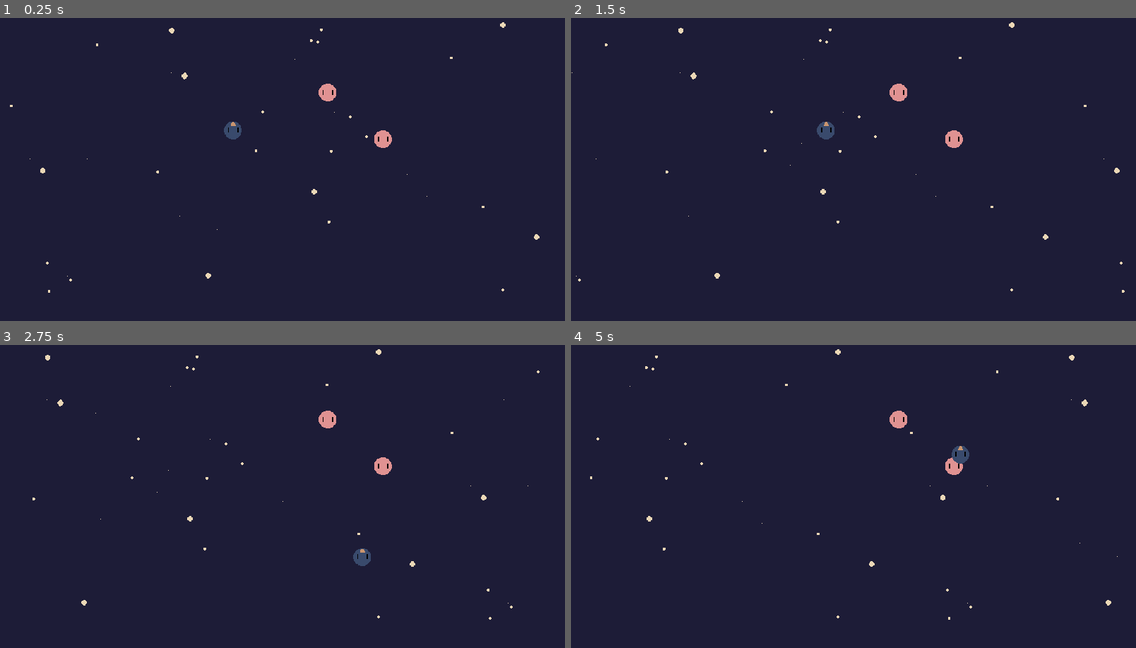
Above: before the commit, frames 1-4 (two rows, left to right).
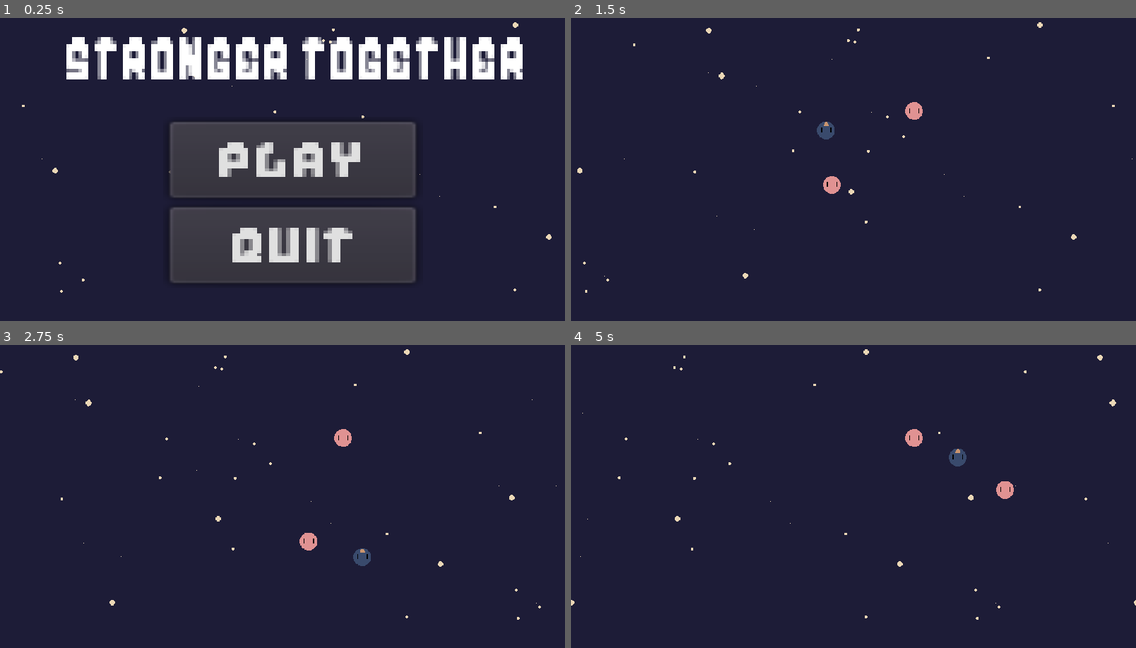
Above: after the commit, the same moments.

Repository: TacticalBanana96/stronger-together-2021
Game: Godot game, scene res://src/screens/MainScreen.tscn
The game is run twice, just before and just after one commit, with the same random seed, the same clock (stepped at 60 frames per second) and the same inputs. Before the commit the project starts from res://src/actors/TestLevel.tscn.
Inputs (mouse positions are in pixels of both pictures, inside the frame that each line leads up to):
- Up to frame 1 (0.25 s): no input
- Up to frame 2 (1.5 s): click (864, 160) at 0.5 s, where only the run after the commit has a clickable "Play"; hold D (move_right) from 1.28 s (still down)
- Up to frame 3 (2.75 s): release D (move_right) at 2.03 s; hold S (move_down) from 2.03 s (still down)
- Up to frame 4 (5 s): release S (move_down) at 2.78 s; hold D (move_right) 2.78-3.53 s; hold W (move_up) 3.53-4.28 s; hold A (move_left) from 4.28 s (still down)

The runs differ from the first frame. In frame 1, 29% of the frame differs, in the area x 1-98%, y 1-91%; in frame 2, 0.9%; in frame 3, 0.9%; in frame 4, 1.0%.

Commit message:
Got moon to orbit and started on menu

Diff:
--- /dev/null
+++ b/assets/fonts/new_dynamicfont.tres
@@ -0,0 +1,6 @@
+[gd_resource type="DynamicFont" load_steps=2 format=2]
+
+[ext_resource path="res://assets/fonts/my game.ttf" type="DynamicFontData" id=1]
+
+[resource]
+font_data = ExtResource( 1 )
--- /dev/null
+++ b/assets/fonts/ui_theme.tres
@@ -0,0 +1,6 @@
+[gd_resource type="Theme" load_steps=2 format=2]
+
+[ext_resource path="res://assets/fonts/new_dynamicfont.tres" type="DynamicFont" id=1]
+
+[resource]
+default_font = ExtResource( 1 )
--- a/project.godot
+++ b/project.godot
@@ -16,7 +16,7 @@
 [application]
 
 config/name="StrongerTogether2"
-run/main_scene="res://src/actors/TestLevel.tscn"
+run/main_scene="res://src/screens/MainScreen.tscn"
 config/icon="res://icon.png"
 
 [display]
--- a/src/actors/Moon.tscn
+++ b/src/actors/Moon.tscn
@@ -1,13 +1,17 @@
-[gd_scene load_steps=3 format=2]
+[gd_scene load_steps=4 format=2]
 
 [ext_resource path="res://assets/OtherParticle.png" type="Texture" id=1]
+[ext_resource path="res://src/actors/Moon.gd" type="Script" id=2]
 
 [sub_resource type="CircleShape2D" id=1]
-radius = 15.3204
+radius = 13.8809
 
-[node name="Moon" type="RigidBody2D"]
+[node name="Moon" type="KinematicBody2D" groups=[
+"moons",
+]]
 collision_layer = 4
-collision_mask = 3
+motion/sync_to_physics = true
+script = ExtResource( 2 )
 
 [node name="Sprite" type="Sprite" parent="."]
 texture = ExtResource( 1 )
--- a/src/actors/Player.tscn
+++ b/src/actors/Player.tscn
@@ -1,13 +1,15 @@
-[gd_scene load_steps=5 format=2]
+[gd_scene load_steps=7 format=2]
 
 [ext_resource path="res://assets/strongerTogetherPlayer.png" type="Texture" id=1]
 [ext_resource path="res://src/scripts/Player.gd" type="Script" id=2]
 [ext_resource path="res://src/actors/PointGravity.tscn" type="PackedScene" id=3]
+[ext_resource path="res://src/scripts/OrbitController.gd" type="Script" id=4]
+[ext_resource path="res://src/actors/Moon.tscn" type="PackedScene" id=5]
 
 [sub_resource type="CircleShape2D" id=1]
 
 [node name="Player" type="KinematicBody2D"]
-collision_mask = 14
+collision_mask = 10
 script = ExtResource( 2 )
 
 [node name="Point" parent="." instance=ExtResource( 3 )]
@@ -17,3 +19,10 @@
 
 [node name="CollisionShape2D" type="CollisionShape2D" parent="."]
 shape = SubResource( 1 )
+
+[node name="OrbitController" type="Node2D" parent="."]
+script = ExtResource( 4 )
+radius = Vector2( 100, 100 )
+
+[node name="Moon3" parent="OrbitController" instance=ExtResource( 5 )]
+position = Vector2( -23.3424, -97.2375 )
--- a/src/actors/KinematicMoon.tscn
+++ b/src/actors/RigidMoon.tscn
@@ -1,14 +1,13 @@
-[gd_scene load_steps=4 format=2]
+[gd_scene load_steps=3 format=2]
 
 [ext_resource path="res://assets/OtherParticle.png" type="Texture" id=1]
-[ext_resource path="res://src/actors/KinematicMoon.gd" type="Script" id=2]
 
 [sub_resource type="CircleShape2D" id=1]
-radius = 13.8809
+radius = 15.3204
 
-[node name="KinematicMoon" type="KinematicBody2D"]
+[node name="Moon" type="RigidBody2D"]
 collision_layer = 4
-script = ExtResource( 2 )
+collision_mask = 3
 
 [node name="Sprite" type="Sprite" parent="."]
 texture = ExtResource( 1 )
--- a/src/actors/TestLevel.tscn
+++ b/src/actors/TestLevel.tscn
@@ -2,9 +2,9 @@
 
 [ext_resource path="res://src/actors/Player.tscn" type="PackedScene" id=1]
 [ext_resource path="res://src/scripts/scrollingbg.gd" type="Script" id=2]
-[ext_resource path="res://src/actors/Moon.tscn" type="PackedScene" id=3]
+[ext_resource path="res://src/actors/RigidMoon.tscn" type="PackedScene" id=3]
 [ext_resource path="res://assets/scrollingBackground.png" type="Texture" id=4]
-[ext_resource path="res://src/actors/KinematicMoon.tscn" type="PackedScene" id=5]
+[ext_resource path="res://src/actors/Moon.tscn" type="PackedScene" id=5]
 
 [sub_resource type="RectangleShape2D" id=1]
 extents = Vector2( 516.747, 10 )
@@ -25,14 +25,11 @@
 centered = false
 script = ExtResource( 2 )
 
-[node name="KinematicMoon" parent="." instance=ExtResource( 5 )]
-position = Vector2( 663.707, 268.839 )
-
 [node name="Player" parent="." instance=ExtResource( 1 )]
 position = Vector2( 422.046, 236.839 )
 
-[node name="Moon" parent="." instance=ExtResource( 3 )]
-position = Vector2( 593.782, 168.369 )
+[node name="KinematicMoon" parent="Player" instance=ExtResource( 5 )]
+position = Vector2( 183.614, 109.215 )
 
 [node name="Borders" type="StaticBody2D" parent="."]
 collision_layer = 8
@@ -52,3 +49,6 @@
 [node name="CollisionShape2D4" type="CollisionShape2D" parent="Borders"]
 position = Vector2( 1024, 303.339 )
 shape = SubResource( 2 )
+
+[node name="Moon" parent="." instance=ExtResource( 3 )]
+position = Vector2( 621.66, 201.722 )
--- /dev/null
+++ b/src/screens/EndScreen.tscn
@@ -0,0 +1,64 @@
+[gd_scene load_steps=7 format=2]
+
+[ext_resource path="res://assets/scrollingBackground.png" type="Texture" id=1]
+[ext_resource path="res://src/userinterface/QuitButton.tscn" type="PackedScene" id=2]
+[ext_resource path="res://src/userinterface/ChangeSceneButton.tscn" type="PackedScene" id=3]
+[ext_resource path="res://assets/fonts/ui_theme.tres" type="Theme" id=4]
+[ext_resource path="res://src/userinterface/QuitButton.gd" type="Script" id=5]
+[ext_resource path="res://src/userinterface/ChangeSceneButton.gd" type="Script" id=6]
+
+[node name="EndScreen" type="Control"]
+anchor_right = 1.0
+anchor_bottom = 1.0
+__meta__ = {
+"_edit_use_anchors_": false
+}
+
+[node name="BackgroundImage" type="TextureRect" parent="."]
+anchor_right = 1.0
+anchor_bottom = 1.0
+texture = ExtResource( 1 )
+stretch_mode = 2
+__meta__ = {
+"_edit_use_anchors_": false
+}
+
+[node name="MainMenu" type="VBoxContainer" parent="."]
+anchor_top = 0.5
+anchor_bottom = 0.5
+margin_left = 209.0
+margin_top = -53.0
+margin_right = 313.0
+margin_bottom = 22.0
+rect_scale = Vector2( 5.88641, 4.06607 )
+theme = ExtResource( 4 )
+alignment = 1
+__meta__ = {
+"_edit_use_anchors_": false
+}
+
+[node name="ChangeSceneButton" type="Button" parent="MainMenu" instance=ExtResource( 3 )]
+margin_right = 104.0
+margin_bottom = 35.0
+size_flags_horizontal = 3
+size_flags_vertical = 3
+text = "main menu"
+script = ExtResource( 6 )
+__meta__ = {
+"_edit_use_anchors_": false
+}
+next_scene_path = "res://src/screens/MainScreen.tscn"
+
+[node name="QuitButton" type="Button" parent="MainMenu" instance=ExtResource( 2 )]
+margin_top = 39.0
+margin_right = 104.0
+margin_bottom = 75.0
+size_flags_horizontal = 3
+size_flags_vertical = 3
+text = "Quit"
+script = ExtResource( 5 )
+__meta__ = {
+"_edit_use_anchors_": false
+}
+[connection signal="button_up" from="MainMenu/ChangeSceneButton" to="MainMenu/ChangeSceneButton" method="_on_ChangeSceneButton_button_up"]
+[connection signal="button_up" from="MainMenu/QuitButton" to="MainMenu/QuitButton" method="_on_QuitButton_button_up"]
--- /dev/null
+++ b/src/screens/MainScreen.tscn
@@ -0,0 +1,58 @@
+[gd_scene load_steps=6 format=2]
+
+[ext_resource path="res://assets/scrollingBackground.png" type="Texture" id=1]
+[ext_resource path="res://src/userinterface/QuitButton.tscn" type="PackedScene" id=2]
+[ext_resource path="res://src/userinterface/ChangeSceneButton.tscn" type="PackedScene" id=3]
+[ext_resource path="res://assets/fonts/ui_theme.tres" type="Theme" id=4]
+[ext_resource path="res://src/userinterface/MainTitle.tscn" type="PackedScene" id=5]
+
+[node name="MainScreen" type="Control"]
+anchor_right = 1.0
+anchor_bottom = 1.0
+theme = ExtResource( 4 )
+__meta__ = {
+"_edit_use_anchors_": false
+}
+
+[node name="BackgroundImage" type="TextureRect" parent="."]
+anchor_right = 1.0
+anchor_bottom = 1.0
+texture = ExtResource( 1 )
+stretch_mode = 2
+__meta__ = {
+"_edit_use_anchors_": false
+}
+
+[node name="MainTitle" parent="." instance=ExtResource( 5 )]
+anchor_left = 0.0
+anchor_top = 0.5
+anchor_right = 0.0
+anchor_bottom = 0.5
+margin_left = 113.871
+margin_top = -243.236
+margin_right = 296.871
+margin_bottom = -224.236
+rect_scale = Vector2( 4.45933, 4.97706 )
+
+[node name="MainMenu" type="VBoxContainer" parent="."]
+anchor_left = 0.5
+anchor_right = 0.5
+margin_left = -205.0
+margin_top = 221.0
+margin_right = -129.0
+margin_bottom = 293.0
+rect_scale = Vector2( 5.88641, 4.06607 )
+alignment = 1
+__meta__ = {
+"_edit_use_anchors_": false
+}
+
+[node name="ChangeSceneButton" parent="MainMenu" instance=ExtResource( 3 )]
+margin_right = 76.0
+margin_bottom = 34.0
+next_scene_path = "res://src/actors/TestLevel.tscn"
+
+[node name="QuitButton" parent="MainMenu" instance=ExtResource( 2 )]
+margin_top = 38.0
+margin_right = 76.0
+margin_bottom = 72.0
--- /dev/null
+++ b/src/scripts/OrbitController.gd
@@ -0,0 +1,37 @@
+tool
+extends Node2D
+
+export var radius = Vector2.ONE * 256
+export var rotation_duration := 4.0
+
+var moons = []
+var orbit_angle_offset = 0
+var prev_child_count = 0
+
+func _physics_process(delta):
+	if prev_child_count != get_child_count():
+		prev_child_count = get_child_count()
+		_find_moons()
+
+
+
+	orbit_angle_offset += 2 * PI * delta / float(rotation_duration)
+	orbit_angle_offset = wrapf(orbit_angle_offset, -PI, PI)
+	_update_moons()
+
+
+func _update_moons():
+	if moons.size() != 0:
+		var spacing = 2 * PI / float(moons.size())
+		for i in moons.size():
+			var new_position = Vector2()
+			new_position.x = cos(spacing * i + orbit_angle_offset) * radius.x
+			new_position.y = sin(spacing * i + orbit_angle_offset) * radius.y
+			moons[i].position = new_position
+
+
+func _find_moons():
+	moons = []
+	for child in get_children():
+		if child.is_in_group("moons"):
+			moons.append(child)
--- a/src/scripts/Player.gd
+++ b/src/scripts/Player.gd
@@ -6,14 +6,13 @@
 var _velocity = Vector2.ZERO
 
 
+func _physics_process(delta: float) -> void:
 
-func _physics_process(delta: float) -> void:
 	var direction: = get_direction()
 	if direction != Vector2.ZERO:
 		_velocity = _velocity.move_toward(direction * MAX_SPEED, ACCELERATION * delta)
 	else:
 		_velocity = Vector2.move_toward(Vector2.ZERO, FRICTION * delta)
-
 	move()
 
 func get_direction() -> Vector2:
--- /dev/null
+++ b/src/userinterface/ChangeSceneButton.gd
@@ -0,0 +1,13 @@
+tool
+extends Button
+
+export(String, FILE) var next_scene_path: = ""
+
+
+func _get_configuration_warning() -> String:
+	return "next_scene_path must be set for button to work" if next_scene_path == "" else ""
+
+
+func _on_ChangeSceneButton_button_up() -> void:
+	get_tree().paused = false
+	get_tree().change_scene(next_scene_path)
--- /dev/null
+++ b/src/userinterface/ChangeSceneButton.tscn
@@ -0,0 +1,15 @@
+[gd_scene load_steps=2 format=2]
+
+[ext_resource path="res://src/userinterface/ChangeSceneButton.gd" type="Script" id=1]
+
+[node name="ChangeSceneButton" type="Button"]
+margin_right = 48.0
+margin_bottom = 20.0
+size_flags_horizontal = 3
+size_flags_vertical = 3
+text = "Play"
+script = ExtResource( 1 )
+__meta__ = {
+"_edit_use_anchors_": false
+}
+[connection signal="button_up" from="." to="." method="_on_ChangeSceneButton_button_up"]
--- /dev/null
+++ b/src/userinterface/MainTitle.tscn
@@ -0,0 +1,20 @@
+[gd_scene load_steps=3 format=2]
+
+[ext_resource path="res://assets/fonts/new_dynamicfont.tres" type="DynamicFont" id=1]
+
+[sub_resource type="Theme" id=1]
+
+[node name="MainTitle" type="Label"]
+anchor_left = 0.5
+anchor_right = 0.5
+margin_left = -151.5
+margin_right = 151.5
+margin_bottom = 77.0001
+theme = SubResource( 1 )
+custom_fonts/font = ExtResource( 1 )
+text = "Stronger together"
+align = 1
+valign = 1
+__meta__ = {
+"_edit_use_anchors_": false
+}
--- /dev/null
+++ b/src/userinterface/QuitButton.gd
@@ -0,0 +1,5 @@
+extends Button
+
+
+func _on_QuitButton_button_up() -> void:
+	get_tree().quit()
--- /dev/null
+++ b/src/userinterface/QuitButton.tscn
@@ -0,0 +1,15 @@
+[gd_scene load_steps=2 format=2]
+
+[ext_resource path="res://src/userinterface/QuitButton.gd" type="Script" id=1]
+
+[node name="QuitButton" type="Button"]
+margin_right = 71.0
+margin_bottom = 20.0
+size_flags_horizontal = 3
+size_flags_vertical = 3
+text = "Quit"
+script = ExtResource( 1 )
+__meta__ = {
+"_edit_use_anchors_": false
+}
+[connection signal="button_up" from="." to="." method="_on_QuitButton_button_up"]
Binary file added: assets/fonts/my game.ttf
Renamed: src/actors/KinematicMoon.gd -> src/actors/Moon.gd
